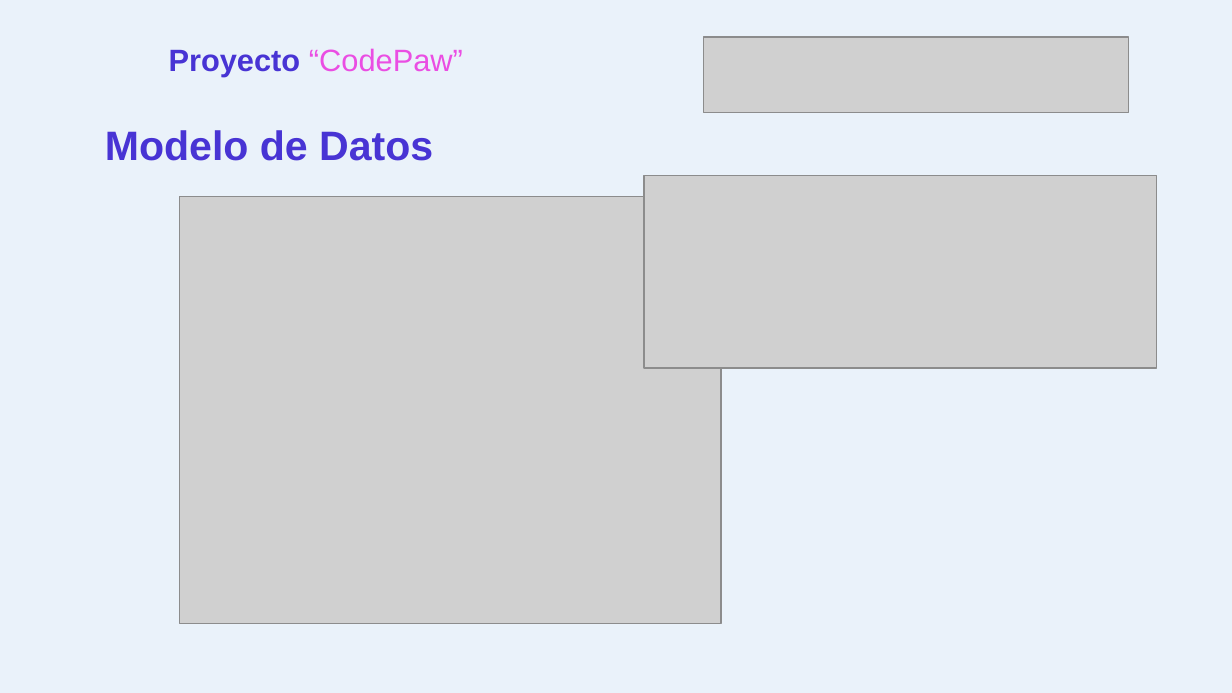
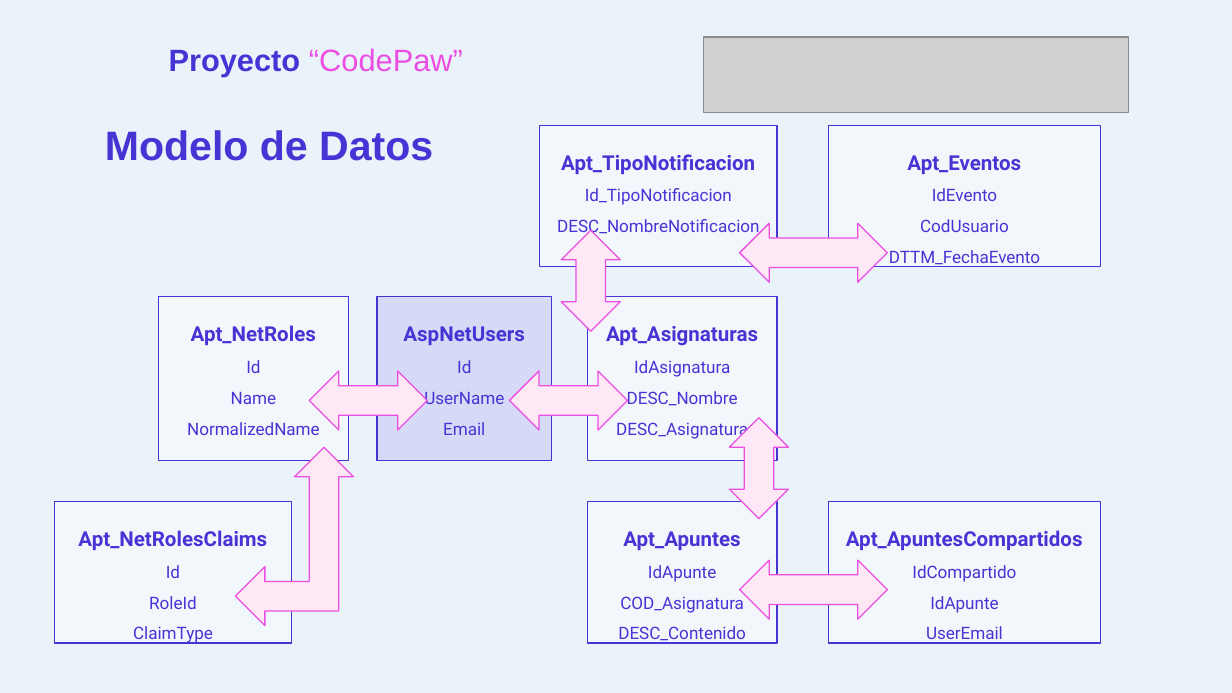
Before and after one commit to Yuyo00/CodePaw, a slide deck: slide 10 of Fase 2/Evidencias Proyecto/Presentación Proyecto.pptx. Drawn at 1232x693 pixels with LibreOffice and Linux fonts; fonts in the diff are those of the drawing; grey boxes stand for pictures; background and template pictures are left out. Boxes give left, top, right and bottom in pixels: in the first picture for what was removed or moved away, otherwise in the second. Text is boxed around its words. In the diff, an @@ line names an element or a change of style, - is before the commit and + after.

```diff
--- a/Fase 2/Evidencias Proyecto/Presentación Proyecto.pptx
+++ b/Fase 2/Evidencias Proyecto/Presentación Proyecto.pptx
@@ subtitle added at (540, 126, 777, 267), fill #FFFFFF at 40% opacity, outline #4834D4 0.75 pt, 10 pt, text #4834D4 @@
+Apt_TipoNotificacion
+Id_TipoNotificacion
+DESC_NombreNotificacion
@@ subtitle added at (828, 126, 1100, 267), fill #FFFFFF at 40% opacity, outline #4834D4 0.75 pt, 10 pt, text #4834D4 @@
+Apt_Eventos
+IdEvento
+CodUsuario
+DTTM_FechaEvento
@@ picture removed at (644, 175, 1157, 367) @@
@@ picture removed at (180, 196, 721, 623) @@
@@ left right arrow added at (561, 230, 620, 331), fill #FFE8F5, outline #EA4EE3 0.75 pt @@
@@ left right arrow added at (739, 223, 887, 282), fill #FFE8F5, outline #EA4EE3 0.75 pt @@
@@ subtitle added at (159, 297, 349, 461), fill #FFFFFF at 40% opacity, outline #4834D4 0.75 pt, 10 pt, text #4834D4 @@
+Apt_NetRoles
+Id
+Name
+NormalizedName
@@ subtitle added at (377, 297, 552, 461), fill #D6DAF6, outline #4834D4 0.75 pt, 10 pt, text #4834D4 @@
+AspNetUsers
+Id
+UserName
+Email
@@ subtitle added at (588, 297, 777, 461), fill #FFFFFF at 40% opacity, outline #4834D4 0.75 pt, 10 pt, text #4834D4 @@
+Apt_Asignaturas
+IdAsignatura
+DESC_Nombre
+DESC_Asignatura
@@ left right arrow added at (309, 371, 428, 430), fill #FFE8F5, outline #EA4EE3 0.75 pt @@
@@ left right arrow added at (510, 371, 628, 430), fill #FFE8F5, outline #EA4EE3 0.75 pt @@
@@ left right arrow added at (729, 418, 788, 519), fill #FFE8F5, outline #EA4EE3 0.75 pt @@
@@ left up arrow added at (235, 447, 354, 626), fill #FFE8F5, outline #EA4EE3 0.75 pt @@
@@ subtitle added at (54, 501, 292, 643), fill #FFFFFF at 40% opacity, outline #4834D4 0.75 pt, 12 pt, text #4834D4, bold @@
+Apt_NetRolesClaims
+Id
+RoleId
+ClaimType
@@ subtitle added at (588, 501, 777, 643), fill #FFFFFF at 40% opacity, outline #4834D4 0.75 pt, 10 pt, text #4834D4 @@
+Apt_Apuntes
+IdApunte
+COD_Asignatura
+DESC_Contenido
@@ subtitle added at (828, 501, 1100, 643), fill #FFFFFF at 40% opacity, outline #4834D4 0.75 pt, 10 pt, text #4834D4 @@
+Apt_ApuntesCompartidos
+IdCompartido
+IdApunte
+UserEmail
@@ left right arrow added at (739, 561, 887, 620), fill #FFE8F5, outline #EA4EE3 0.75 pt @@
```
Also in this commit, not shown: 10 other slides changed, 1 slide added, 1 slide removed.
